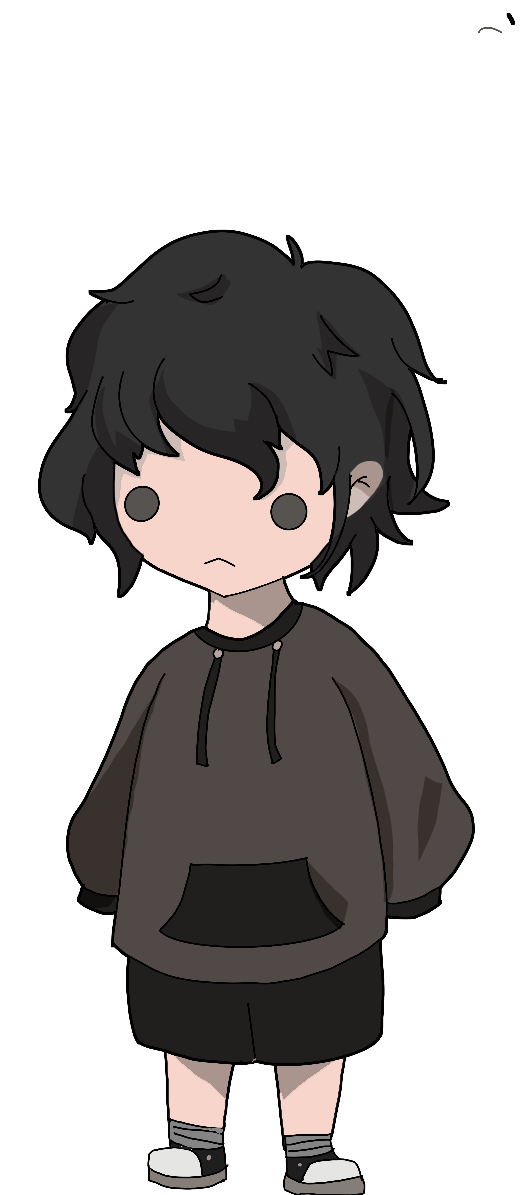
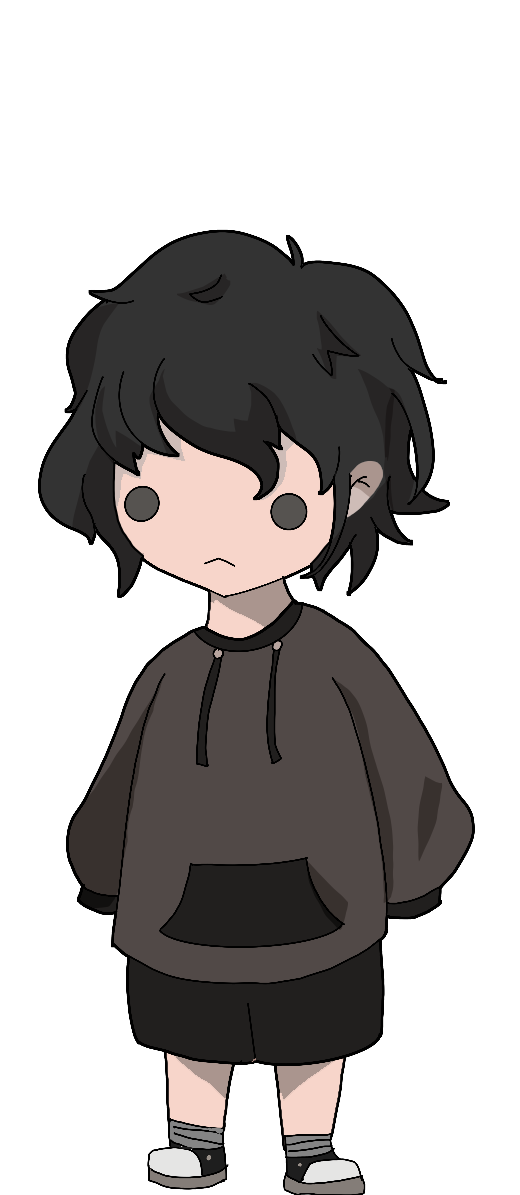
Before/after of a 520×1195 layered artwork. What changed in the layer stack:
painted on "鍥惧眰 5" over (x1=478, y1=27, x2=502, y2=33)
painted on "鍥惧眰 4" over (x1=506, y1=13, x2=515, y2=25)
